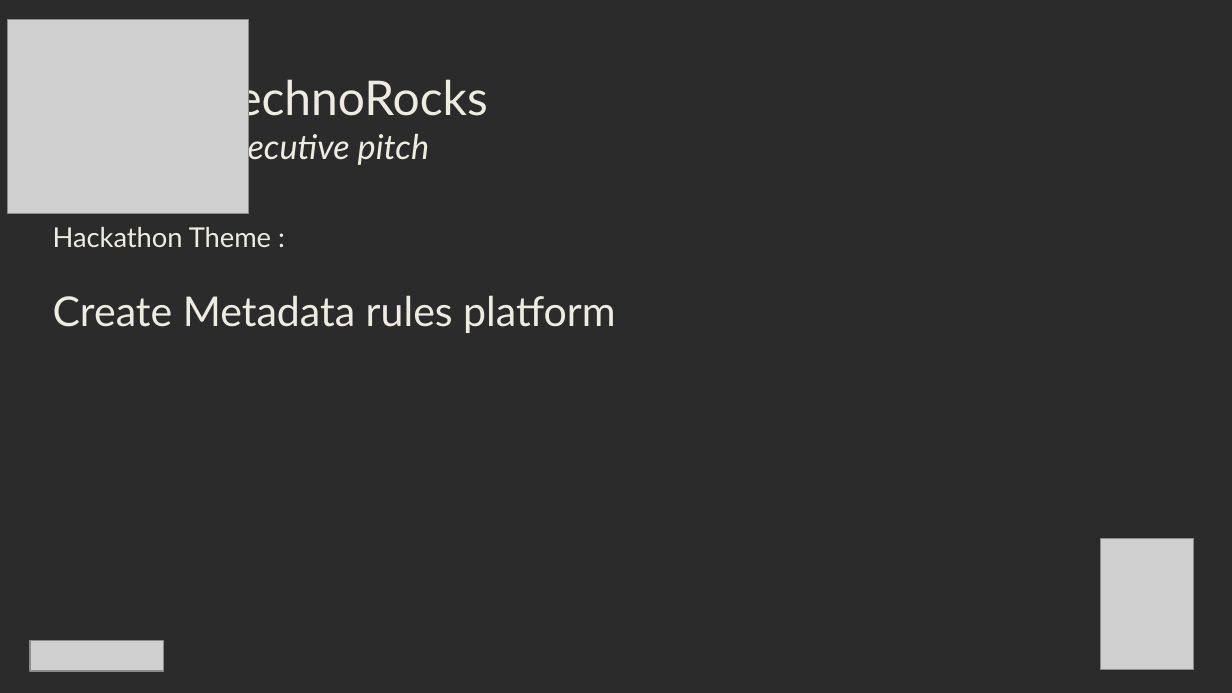
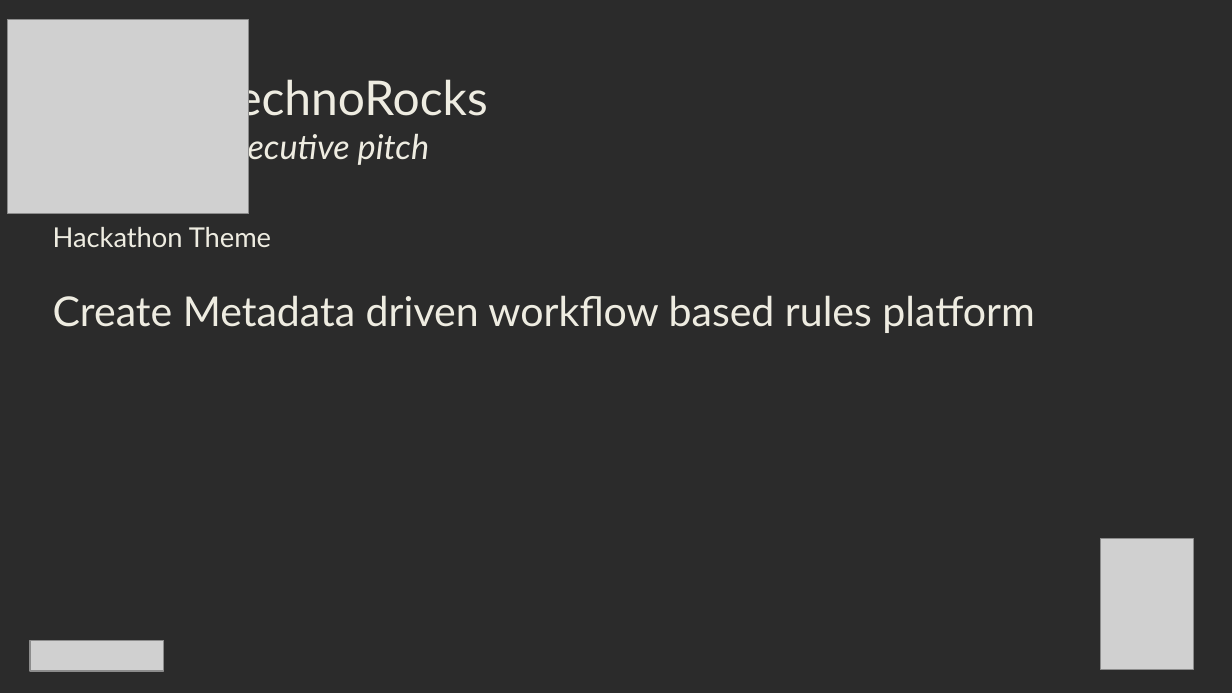
Before and after one commit to MaheshGujale/opensource-frameworks, a slide deck: slide 2 of TechnoRocks_Amplitude2017.pptx. Drawn at 1232x693 pixels with LibreOffice and Linux fonts; fonts in the diff are those of the drawing; grey boxes stand for pictures; background and template pictures are left out; a plain dark background stands for a picture behind light text. Boxes give left, top, right and bottom in pixels: in the first picture for what was removed or moved away, otherwise in the second. Text is boxed around its words. In the diff, an @@ line names an element or a change of style, - is before the commit and + after.

```diff
--- a/TechnoRocks_Amplitude2017.pptx
+++ b/TechnoRocks_Amplitude2017.pptx
@@ text at (53,227,1034,333): text changed @@
-Hackathon Theme :
-Create Metadata rules platform
+Hackathon Theme
+Create Metadata driven workflow based rules platform
```
Also in this commit, not shown: 4 other slides changed, 1 slide added, 1 slide removed, 1 other file.
